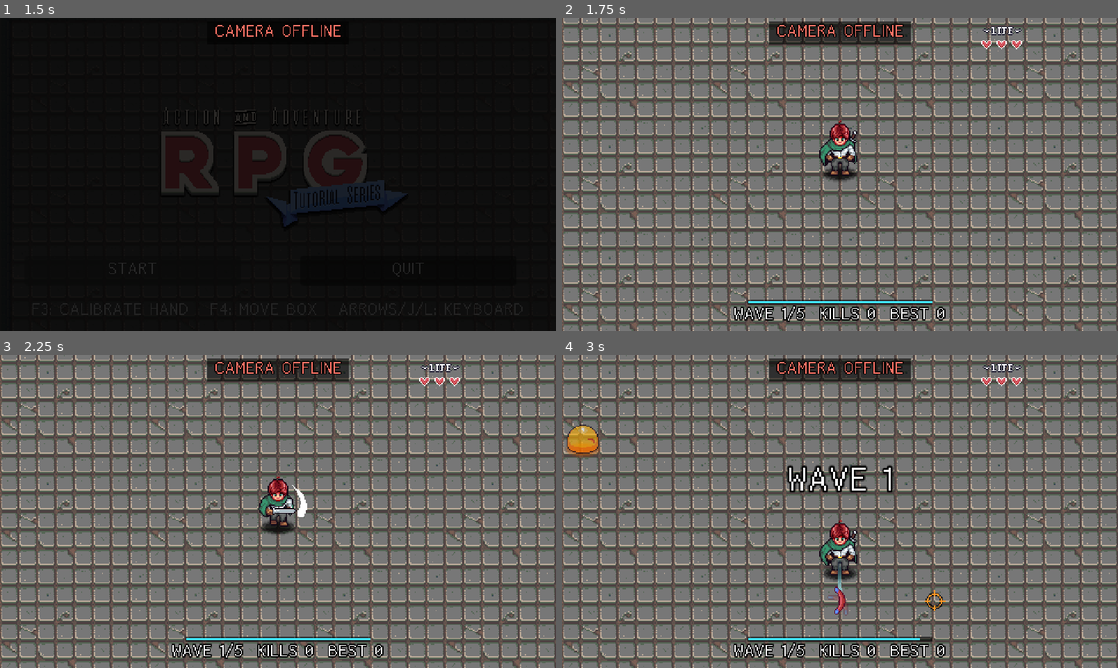
Above: before the commit, frames 1-4 (two rows, left to right).
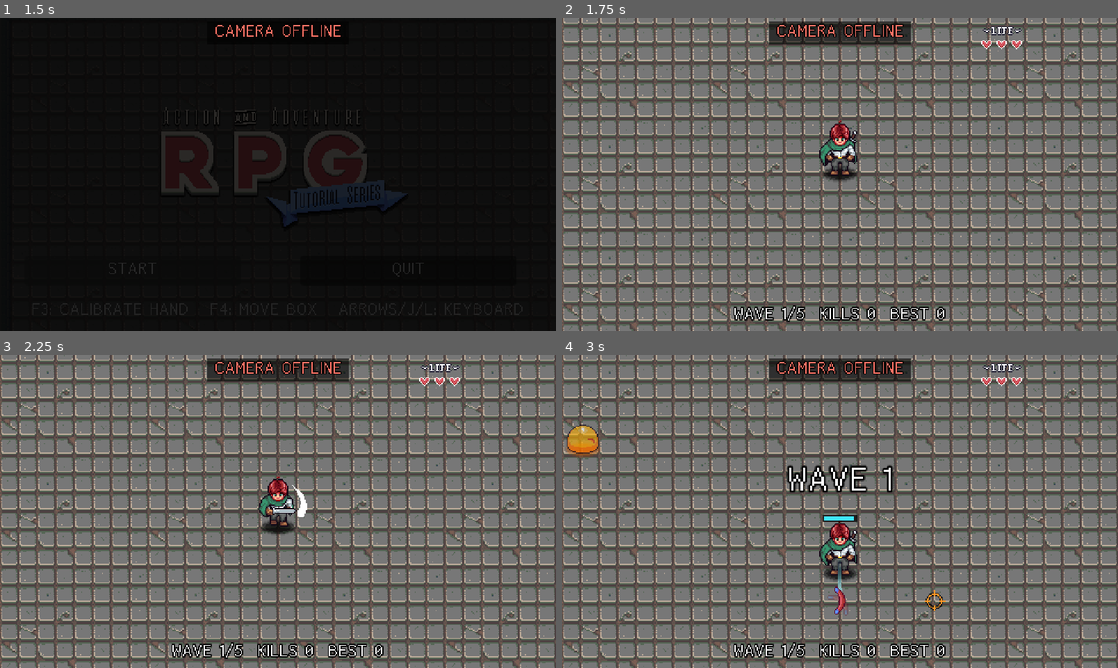
Above: after the commit, the same moments.

Repository: cjhDuke/AARPG-Gesture
Game: Godot game, scene res://ui/title/title_scene.tscn
Same seed, same stepped clock (60 frames per second), same inputs: the game is played once before the commit and once after it.
Inputs (mouse positions are in pixels of both pictures, inside the frame that each line leads up to):
- Up to frame 1 (1.5 s): tap Enter (ui_accept) at 0.5, 0.77 s; move the mouse to (400, 158) at 0.52 s; hold D (right) 0.53-1.25 s; hold L (ability) 0.53-1.25 s; click (400, 158) at 0.67 s; click "START" at 1.25 s
- Up to frame 2 (1.75 s): no input
- Up to frame 3 (2.25 s): move the mouse to (166, 527) at 2.02 s; hold S (down) from 2.03 s (still down); tap Z (attack) at 2.1 s; click (166, 527) at 2.17 s
- Up to frame 4 (3 s): tap Enter (ui_accept) at 2.27 s; move the mouse to (895, 442) at 2.77 s; release S (down) at 2.78 s; hold D (right) from 2.78 s (still down); hold L (ability) from 2.78 s (still down); click (895, 442) at 2.92 s

Frame 1 is identical in both runs. In frame 2, 0.5% of the frame differs, in the area x 33-67%, y 90-92%; in frame 3, 0.5%; in frame 4, 0.7%, in the area x 33-67%, y 51-92%.

Commit message:
feat: 手势走位更跟手，念力条移到主角头顶
- 映射改为横纵同增益（约 1.5 游戏像素/摄像头像素），光标限速 400 像素/秒
- 手势模式下主角走速随离光标的距离变化（60-200），键盘仍为 100
- 删除底部念力条，新增跟随主角的头顶念力条（psi_bar.gd）
- 念力不足时握拳：念力条闪烁，提示框显示 PSI LOW
- 同步更新 docs/ai

Diff:
--- a/autoload/gesture_input.gd
+++ b/autoload/gesture_input.gd
@@ -57,6 +57,7 @@
 var _pending_release: Array[String] = []
 var _texture: ImageTexture
 var _pid: int = -1
+var _toast: Node
 
 
 func _ready() -> void:
@@ -69,7 +70,8 @@
 		_bound = true
 		_udp.set_dest_address(HOST, SEND_PORT)
 	add_child(PANEL_SCENE.instantiate())
-	add_child(TOAST_SCENE.instantiate())
+	_toast = TOAST_SCENE.instantiate()
+	add_child(_toast)
 	if autostart and _bound and not OS.get_cmdline_user_args().has(NO_AUTOSTART_ARG):
 		_start_recognizer()
 
@@ -238,6 +240,12 @@
 	_send_cmd({"cmd": "record"})
 
 
+## 提示框显示一条临时消息（识别端未连接 / 未标定 / 没有手时不会盖过这些状态）
+func flash_toast(text: String, seconds: float = 1.0) -> void:
+	if _toast:
+		_toast.flash_message(text, seconds)
+
+
 func set_stage(n: int) -> void:
 	last_stage = n
 	_send_cmd({"cmd": "stage", "value": n})
--- a/levels/survival/hand_controller.gd
+++ b/levels/survival/hand_controller.gd
@@ -11,9 +11,24 @@
 ## 主角碰撞圆半径 10，墙在地板边缘，所以这个范围不会撞墙。
 const ARENA_RECT := Rect2( 28, 44, 456, 200 )
 
-## 操作框里映射到 ARENA_RECT 的区域（0-1 归一化，中间 80%）
-const HAND_MIN := 0.1
-const HAND_MAX := 0.9
+## 手的活动区域（操作框归一化 0-1）映射到光标可达矩形 CURSOR_RECT。
+## 以下数字按默认操作框 right（250x420 摄像头像素）推出，目标是横纵增益一致、约 1.5 游戏像素 / 摄像头像素：
+## 横向 0.05-0.95 = 225 像素 -> 338 游戏像素；纵向 0.34-0.66 = 约 134 像素 -> 200 游戏像素。
+## 换了操作框尺寸（预设 right-wide 等）要重算。协议里没有操作框的像素尺寸，所以用归一化常量。
+const HAND_X_MIN : float = 0.05
+const HAND_X_MAX : float = 0.95
+const HAND_Y_MIN : float = 0.34
+const HAND_Y_MAX : float = 0.66
+## 光标可达矩形：纵向铺满 ARENA_RECT，横向在 ARENA_RECT 内居中（两侧各约 59 像素够不到）
+const CURSOR_RECT := Rect2( 87, 44, 338, 200 )
+## 手势模式下光标每秒最多移动的像素数
+const CURSOR_MAX_SPEED : float = 400.0
+## 手势模式主角走速 = clamp( 离光标距离 * WALK_SPEED_GAIN, WALK_SPEED_MIN, WALK_SPEED_MAX )
+const WALK_SPEED_GAIN : float = 8.0
+const WALK_SPEED_MIN : float = 60.0
+const WALK_SPEED_MAX : float = 200.0
+## 头顶念力条的最小 y（世界坐标），保证不超出镜头上沿
+const PSI_BAR_MIN_Y : float = 12.0
 ## 离光标多远开始走 / 停下（滞回）
 const WALK_START_DIST : float = 10.0
 const WALK_STOP_DIST : float = 4.0
@@ -51,6 +66,7 @@
 var _player : Player
 var _abilities : PlayerAbilities
 var _cursor : HandCursor
+var _psi_bar : PsiBar
 var _boomerang : Boomerang
 var _hud : SurvivalHud
 var _hand_lost_time : float = 0.0
@@ -60,6 +76,8 @@
 var _prev_fist : bool = false
 var _guided_by_hand : bool = false
 var _guided_time : float = 0.0
+## 上一帧是否在手势模式且有手（用来判断光标是否要直接跳到目标点）
+var _had_hand : bool = false
 
 
 func _ready() -> void:
@@ -69,6 +87,8 @@
 	_cursor = HandCursor.new()
 	# 父节点还在 _ready 里搭子节点，延后再挂光标
 	get_parent().add_child.call_deferred( _cursor )
+	_psi_bar = PsiBar.new()
+	get_parent().add_child.call_deferred( _psi_bar )
 
 
 ## 每局开始：念力回满，结束操控
@@ -95,8 +115,11 @@
 	if _player.is_dead:
 		_end_guided()
 		_player.use_move_override = false
+		_player.move_speed_override = 0.0
 		if is_instance_valid( _cursor ):
 			_cursor.visible = false
+		if is_instance_valid( _psi_bar ):
+			_psi_bar.hide_now()
 		return
 
 	# 回旋镖被外部销毁时，操控也结束
@@ -104,8 +127,15 @@
 		_end_guided()
 
 	var fist := hand_mode and GestureInput.is_fist and GestureInput.hand_present
-	if hand_mode and GestureInput.hand_present:
-		_cursor_pos = _hand_to_arena( GestureInput.hand_pos )
+	var hand_now := hand_mode and GestureInput.hand_present
+	if hand_now:
+		var goal := _hand_to_arena( GestureInput.hand_pos )
+		# 手刚出现的第一帧直接跳过去，之后限速追
+		if _had_hand:
+			_cursor_pos = _cursor_pos.move_toward( goal, CURSOR_MAX_SPEED * delta )
+		else:
+			_cursor_pos = goal
+	_had_hand = hand_now
 
 	# 开始 / 结束操控
 	if not guided:
@@ -114,8 +144,11 @@
 			want_start = fist and not _prev_fist
 		else:
 			want_start = Input.is_action_just_pressed( "ability" )
-		if want_start and psi >= PSI_START_MIN and not _abilities.has_boomerang():
-			_start_guided( hand_mode )
+		if want_start and not _abilities.has_boomerang():
+			if psi >= PSI_START_MIN:
+				_start_guided( hand_mode )
+			else:
+				_psi_low_feedback()
 	else:
 		var stop := false
 		if _guided_by_hand:
@@ -158,11 +191,13 @@
 func _update_walk( hand_mode : bool ) -> void:
 	if not hand_mode:
 		_player.use_move_override = false
+		_player.move_speed_override = 0.0
 		_walking = false
 		return
 	_player.use_move_override = true
 	if guided:
 		_player.move_override = Vector2.ZERO
+		_player.move_speed_override = 0.0
 		_walking = false
 		return
 	var to_cursor := _cursor_pos - _player.global_position
@@ -172,13 +207,14 @@
 	else:
 		_walking = d > WALK_START_DIST
 	_player.move_override = to_cursor / d if _walking and d > 0.001 else Vector2.ZERO
-
-
-## 操作框归一化坐标 -> 房间里的光标位置（中间 80% 线性映射到整个矩形并钳制）
+	_player.move_speed_override = clampf( d * WALK_SPEED_GAIN, WALK_SPEED_MIN, WALK_SPEED_MAX ) if _walking else 0.0
+
+
+## 操作框归一化坐标 -> 房间里的光标目标点（手活动区域线性映射到 CURSOR_RECT 并钳制）
 func _hand_to_arena( p : Vector2 ) -> Vector2:
-	var u := clampf( (p.x - HAND_MIN) / (HAND_MAX - HAND_MIN), 0.0, 1.0 )
-	var v := clampf( (p.y - HAND_MIN) / (HAND_MAX - HAND_MIN), 0.0, 1.0 )
-	return ARENA_RECT.position + Vector2( u, v ) * ARENA_RECT.size
+	var u := clampf( (p.x - HAND_X_MIN) / (HAND_X_MAX - HAND_X_MIN), 0.0, 1.0 )
+	var v := clampf( (p.y - HAND_Y_MIN) / (HAND_Y_MAX - HAND_Y_MIN), 0.0, 1.0 )
+	return CURSOR_RECT.position + Vector2( u, v ) * CURSOR_RECT.size
 
 
 # ---------- 回旋镖 ----------
@@ -304,11 +340,27 @@
 	_player.can_move = true
 	_player.use_move_override = false
 	_player.move_override = Vector2.ZERO
+	_player.move_speed_override = 0.0
 	_walking = false
+	_had_hand = false
 	if is_instance_valid( _cursor ):
 		_cursor.visible = false
-
-
+	if is_instance_valid( _psi_bar ):
+		_psi_bar.hide_now()
+
+
+## 头顶念力条：操控中或还没回满时显示
 func _update_hud() -> void:
-	if is_instance_valid( _hud ):
-		_hud.set_psi( psi )
+	if is_instance_valid( _psi_bar ) and _psi_bar.is_inside_tree():
+		var bar_pos := _player.global_position + PsiBar.OFFSET
+		# 镜头可见范围的上沿是 y=9：主角贴着上墙时别让念力条跑出画面
+		bar_pos.y = maxf( bar_pos.y, PSI_BAR_MIN_Y )
+		_psi_bar.global_position = bar_pos
+		_psi_bar.update_state( psi, guided or psi < 1.0 )
+
+
+## 念力不足起飞失败：念力条闪烁，提示框显示 PSI LOW
+func _psi_low_feedback() -> void:
+	if is_instance_valid( _psi_bar ):
+		_psi_bar.flash()
+	GestureInput.flash_toast( "PSI LOW", 1.0 )
--- /dev/null
+++ b/levels/survival/psi_bar.gd
@@ -0,0 +1,65 @@
+class_name PsiBar extends Node2D
+## 主角头顶的念力条（世界坐标）：满值青色，低于 0.3 变红。
+## 操控回旋镖和回充期间显示，回满后淡出；念力不足起飞失败时 flash() 闪烁。
+
+## 相对主角原点（脚底）的偏移：精灵连帽子约 46 像素高，条放在头顶上方
+const OFFSET := Vector2( 0, -50 )
+const BAR_SIZE := Vector2( 28, 4 )
+const COLOR_OK := Color( 0.25, 0.9, 1.0 )
+const COLOR_LOW := Color( 1.0, 0.3, 0.25 )
+const COLOR_BACK := Color( 0, 0, 0, 0.75 )
+const LOW_THRESHOLD : float = 0.3
+const FADE_TIME : float = 0.3
+const FLASH_TIME : float = 0.4
+const FLASH_BLINK_HZ : float = 12.5
+
+var _value : float = 1.0
+var _active : bool = false
+var _alpha : float = 0.0
+var _flash_left : float = 0.0
+
+
+func _ready() -> void:
+	z_index = 100
+	visible = false
+
+
+## value 0-1；active 为 true 时显示，false 时淡出
+func update_state( value : float, active : bool ) -> void:
+	_value = clampf( value, 0.0, 1.0 )
+	_active = active
+
+
+## 闪烁约 0.4 秒（即使当前隐藏也显示）
+func flash() -> void:
+	_flash_left = FLASH_TIME
+
+
+## 立刻隐藏（死亡、结算、控制器禁用）
+func hide_now() -> void:
+	_active = false
+	_alpha = 0.0
+	_flash_left = 0.0
+	visible = false
+
+
+func _process( delta : float ) -> void:
+	if _active:
+		_alpha = 1.0
+	else:
+		_alpha = move_toward( _alpha, 0.0, delta / FADE_TIME )
+	var shown := _alpha
+	if _flash_left > 0.0:
+		_flash_left = maxf( _flash_left - delta, 0.0 )
+		# 闪烁：按固定频率明暗交替，期间至少可见
+		shown = 1.0 if int( _flash_left * FLASH_BLINK_HZ ) % 2 == 0 else 0.25
+	visible = shown > 0.0
+	modulate.a = shown
+	queue_redraw()
+
+
+func _draw() -> void:
+	var origin := Vector2( -BAR_SIZE.x * 0.5, 0.0 )
+	draw_rect( Rect2( origin - Vector2.ONE, BAR_SIZE + Vector2.ONE * 2.0 ), COLOR_BACK )
+	var c := COLOR_OK if _value >= LOW_THRESHOLD else COLOR_LOW
+	draw_rect( Rect2( origin, Vector2( BAR_SIZE.x * _value, BAR_SIZE.y ) ), c )
--- a/levels/survival/survival_hud.gd
+++ b/levels/survival/survival_hud.gd
@@ -1,16 +1,10 @@
 class_name SurvivalHud extends CanvasLayer
-## 生存模式的界面：底部状态行、念力条、WAVE 提示、胜负结算面板
-
-## 念力条颜色：低于起飞阈值时变红
-const PSI_COLOR := Color( 0.25, 0.9, 1.0 )
-const PSI_COLOR_LOW := Color( 1.0, 0.3, 0.25 )
-const PSI_THRESHOLD := 0.3
+## 生存模式的界面：底部状态行、WAVE 提示、胜负结算面板（念力条在主角头顶，见 psi_bar.gd）
 
 signal retry_pressed
 signal title_pressed
 
 @onready var status_label : Label = %StatusLabel
-@onready var psi_fill : ColorRect = %PsiFill
 @onready var banner_label : Label = %BannerLabel
 @onready var result_panel : Control = %ResultPanel
 @onready var result_title : Label = %ResultTitle
@@ -39,13 +33,6 @@
 	status_label.text = "WAVE %d/%d  KILLS %d  BEST %d" % [ wave, total_waves, kills, best ]
 
 
-## 念力条，value 为 0-1
-func set_psi( value : float ) -> void:
-	value = clampf( value, 0.0, 1.0 )
-	psi_fill.anchor_right = value
-	psi_fill.color = PSI_COLOR if value >= PSI_THRESHOLD else PSI_COLOR_LOW
-
-
 func show_banner( text : String ) -> void:
 	banner_label.text = text
 	if _banner_tween:
--- a/levels/survival/survival_hud.tscn
+++ b/levels/survival/survival_hud.tscn
@@ -32,37 +32,6 @@
 theme_override_constants/outline_size = 4
 text = "WAVE 1/5  KILLS 0  BEST 0"
 horizontal_alignment = 1
-
-[node name="PsiBar" type="ColorRect" parent="Root"]
-layout_mode = 1
-anchors_preset = 7
-anchor_left = 0.5
-anchor_top = 1.0
-anchor_right = 0.5
-anchor_bottom = 1.0
-offset_left = -80.0
-offset_top = -27.0
-offset_right = 80.0
-offset_bottom = -23.0
-grow_horizontal = 2
-grow_vertical = 0
-mouse_filter = 2
-color = Color(0, 0, 0, 0.6)
-
-[node name="PsiFill" type="ColorRect" parent="Root/PsiBar"]
-unique_name_in_owner = true
-layout_mode = 1
-anchors_preset = 15
-anchor_right = 1.0
-anchor_bottom = 1.0
-offset_left = 1.0
-offset_top = 1.0
-offset_right = 0.0
-offset_bottom = -1.0
-grow_horizontal = 2
-grow_vertical = 2
-mouse_filter = 2
-color = Color(0.25, 0.9, 1, 1)
 
 [node name="BannerLabel" type="Label" parent="Root"]
 unique_name_in_owner = true
--- a/player/scripts/player.gd
+++ b/player/scripts/player.gd
@@ -12,6 +12,8 @@
 ## 为 true 时移动方向取 move_override（已归一化或零），不读键盘；由关卡控制器（手势）使用
 var use_move_override := false
 var move_override := Vector2.ZERO
+## 大于 0 时 State_Walk 用它当走速（手势模式变速）；<=0 用状态自带的速度
+var move_speed_override : float = 0.0
 
 @onready var animation_player: AnimationPlayer = $AnimationPlayer
 @onready var sprite_2d: Sprite2D = $Sprite2D
--- a/player/scripts/states/state_walk.gd
+++ b/player/scripts/states/state_walk.gd
@@ -19,7 +19,8 @@
 	if player.direction == Vector2.ZERO:
 		return idle
 
-	player.velocity = player.direction*move_speed
+	var speed := player.move_speed_override if player.move_speed_override > 0.0 else move_speed
+	player.velocity = player.direction * speed
 
 	if player.set_direction():
 		player.update_animation("walk")
--- a/ui/gesture_toast/gesture_toast.gd
+++ b/ui/gesture_toast/gesture_toast.gd
@@ -22,6 +22,9 @@
 var _label: Label
 var _text := ""
 var _tween: Tween
+## 临时消息（如 PSI LOW）：文字和到期时间（毫秒）
+var _flash_text := ""
+var _flash_until_msec := 0
 
 
 func _ready() -> void:
@@ -43,6 +46,12 @@
 	_ignore(_label)
 	_root.add_child(_label)
 	_root.modulate.a = 0.0
+
+
+## 临时消息：盖过 OPEN / FIST 提示，但不盖过 CAMERA OFFLINE / 扫描 / 未采背景 / NO HAND
+func flash_message(text: String, seconds: float) -> void:
+	_flash_text = text
+	_flash_until_msec = Time.get_ticks_msec() + int(seconds * 1000.0)
 
 
 func _ignore(c: Control) -> void:
@@ -69,6 +78,8 @@
 		return ["HAND OUT, PRESS F3", COL_WARN, true]
 	if not _gi.hand_present:
 		return ["NO HAND", COL_WARN, true]
+	if Time.get_ticks_msec() < _flash_until_msec:
+		return [_flash_text, COL_WARN, false]
 	var paused := get_tree().paused
 	if _gi.is_fist:
 		return ["FIST - CONFIRM" if paused else "FIST - BOOMERANG", COL_FIST, true]
Not shown, added: levels/survival/psi_bar.gd.uid
